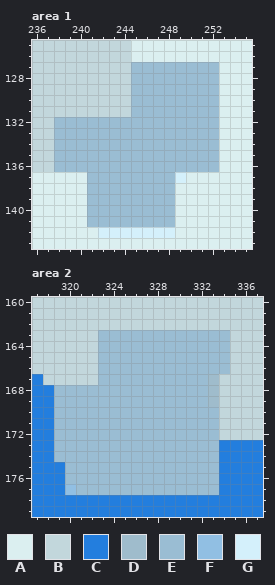
Pixel-art file, stored at Assets/Aseprite/RoughBG9.aseprite. Above: the version before the commit.
1280x800 pixels, 1 frame. Colours within 5 levels of each other are drawn and written as one. Shown: area 1: x 236..255, y 125..143; area 2: x 317..337, y 160..179. The commit also changed other parts of the picture, which this record leaves out.
Palette (. is transparent): A #dbeff0  B #c2d7dc  C #237ede  D #9fbccc  E #9abdd3  F #91bfe3  G #d4f0fb
Pixels before, area 1, first column x 236:
125 BBBBBBBBBAAAAAAAAAAA
126 BBBBBBBBBAAAAAAAAAAA
127 BBBBBBBBBEEEEEEEEAAA
128 BBBBBBBBBEEEEEEEEAAA
129 BBBBBBBBBEEEEEEEEAAA
130 BBBBBBBBBEEEEEEEEAAA
131 BBBBBBBBBEEEEEEEEAAA
132 BBEEEEEEEEEEEEEEEAAA
133 BBEEEEEEEEEEEEEEEAAA
134 BBEEEEEEEEEEEEEEEAAA
135 BBEEEEEEEEEEEEEEEAAA
136 BBEEEEEEEEEEEEEEEAAA
137 AAAAAEEEEEEEEGAAAAAA
138 AAAAAEEEEEEEEAAAAAAA
139 AAAAAEEEEEEEEAAAAAAA
140 AAAAAEEEEEEEEAAAAAAA
141 AAAAAEEEEEEEEAAAAAAA
142 AAAAAAGGGGGGGAAAAAAA
143 AAAAAAAAAAAAAAAAAAAA
Pixels before, area 2, first column x 317:
160 BBBBBBBBBBBBBBBBBBBBB
161 BBBBBBBBBBBBBBBBBBBBB
162 BBBBBBBBBBBBBBBBBBBBB
163 BBBBBBEEEEEEEEEEEEBBB
164 BBBBBBEEEEEEEEEEEEBBB
165 BBBBBBEEEEEEEEEEEEBBB
166 BBBBBBEEEEEEEEEEEEBBB
167 CBBBBBEEEEEEEEEEDBBBB
168 CCEEEEEEEEEEEEEEDBBBB
169 CCEEEEEEEEEEEEEEDBBBB
170 CCEEEEEEEEEEEEEEEBBBB
171 CCEEEEEEEEEEEEEEEBBBB
172 CCEEEEEEEEEEEEEEEBBBB
173 CCEEEEEEEEEEEEEEECCCC
174 CCEEEEEEEEEEEEEEECCCC
175 CCCEEEEEEEEEEEEEECCCC
176 CCCEEEEEEEEEEEEEECCCC
177 CCCFEEEEEEEEEEEEECCCC
178 CCCCCCCCCCCCCCCCCCCCC
179 CCCCCCCCCCCCCCCCCCCCC
And afterwards:
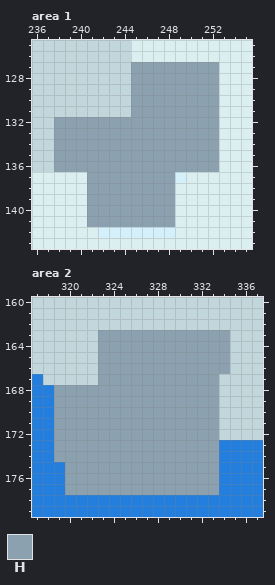
Colours new in this view: H #8ba1af
The edit:
Changed rows in their new state; - is an unchanged pixel.
Area 1:
first column x 238:
127 -------HHHHHHHH
128 -------HHHHHHHH
129 -------HHHHHHHH
130 -------HHHHHHHH
131 -------HHHHHHHH
132 HHHHHHHHHHHHHHH
133 HHHHHHHHHHHHHHH
134 HHHHHHHHHHHHHHH
135 HHHHHHHHHHHHHHH
136 HHHHHHHHHHHHHHH
137 ---HHHHHHHH----
138 ---HHHHHHHH----
139 ---HHHHHHHH----
140 ---HHHHHHHH----
141 ---HHHHHHHH----
Area 2:
first column x 319:
163 ----HHHHHHHHHHHH
164 ----HHHHHHHHHHHH
165 ----HHHHHHHHHHHH
166 ----HHHHHHHHHHHH
167 ----HHHHHHHHHHH-
168 HHHHHHHHHHHHHHH-
169 HHHHHHHHHHHHHHH-
170 HHHHHHHHHHHHHHH-
171 HHHHHHHHHHHHHHH-
172 HHHHHHHHHHHHHHH-
173 HHHHHHHHHHHHHHH-
174 HHHHHHHHHHHHHHH-
175 -HHHHHHHHHHHHHH-
176 -HHHHHHHHHHHHHH-
177 -HHHHHHHHHHHHHH-
Where, in picture pixels (left, top, right, bottom), the same in both pictures:
changed: (54, 62, 219, 227)
changed: (54, 330, 230, 495)
